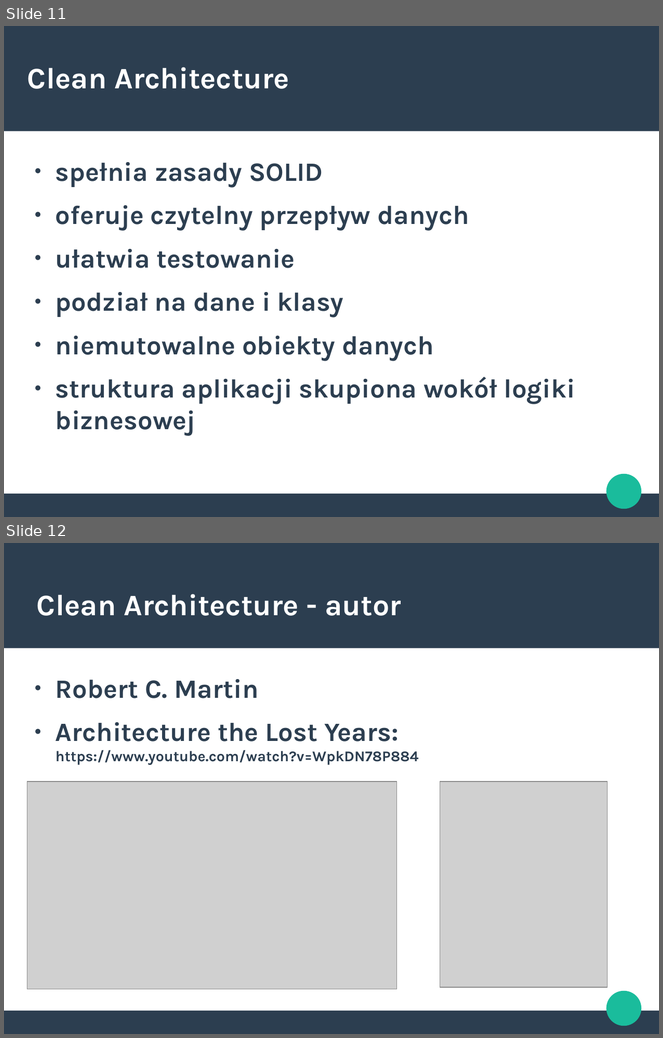
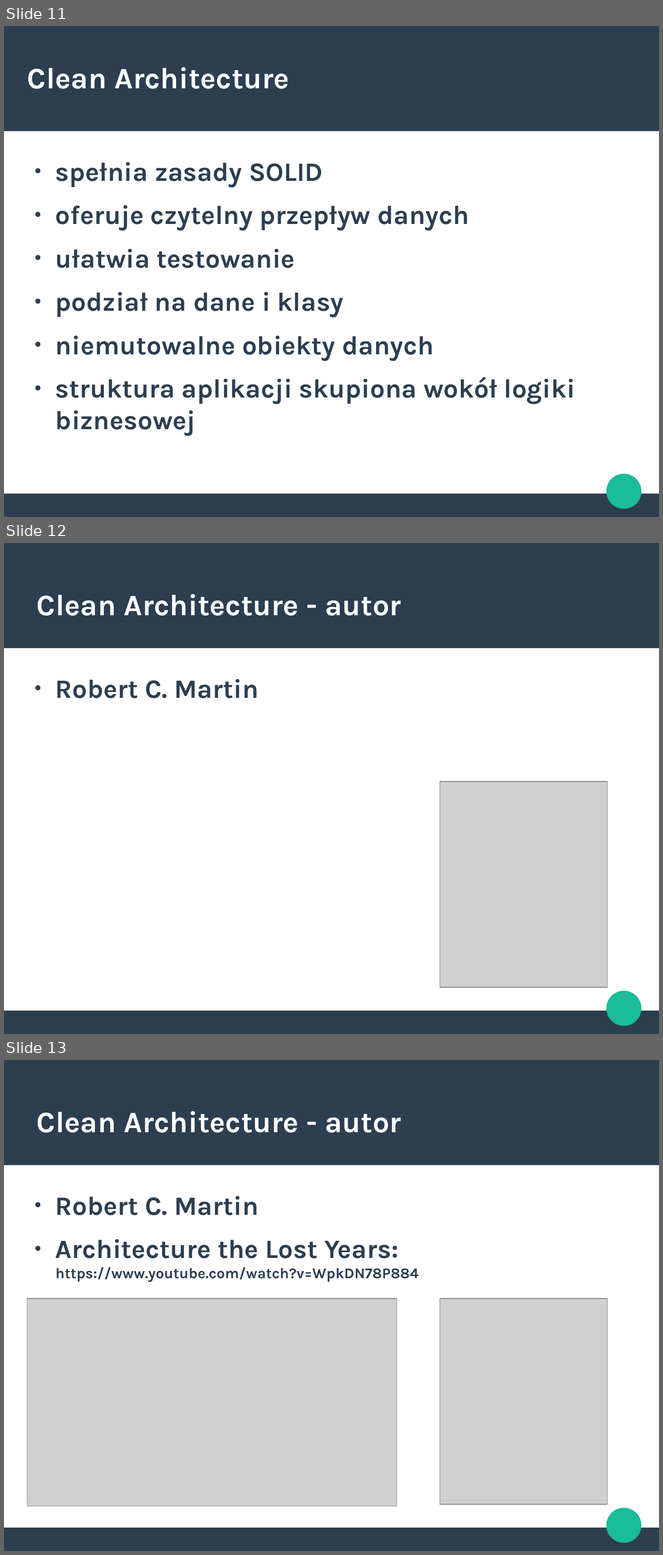
Before and after one commit to bartoszgolek/PHPers, a slide deck: Prezentacja PHPers.odp. Shown one above the other, each under a label of ours: slides 11 and 12 before the commit, slides 11, 12 and 13 after it. The pictures are 663x1038 and 663x1555 pixels, drawn with LibreOffice and Linux fonts; fonts in the diff are those of the drawing; grey boxes stand for pictures. Boxes give left, top, right and bottom in pixels: in the first picture for what was removed or moved away, otherwise in the second. Text is boxed around its words. In the diff, an @@ line names an element or a change of style, - is before the commit and + after.

```diff
--- a/Prezentacja PHPers.odp
+++ b/Prezentacja PHPers.odp
@@ slide 12 added at bbox=[4, 543, 659, 1034], background #FFFFFF; not listed: 3 template elements that a slide beside it also shows @@
@@ title added at bbox=[37, 594, 401, 616], 36 pt, text #FFFFFF, bold @@
+Clean Architecture - autor
@@ text added at bbox=[55, 679, 258, 698], 32 pt, text #2C3E50, bold @@
+● Robert C. Martin
@@ picture added at bbox=[440, 782, 608, 988] @@
@@ what was slide 12 is now slide 13 @@
```
Also in this commit, not shown: 2 slides changed, 7 other files.
